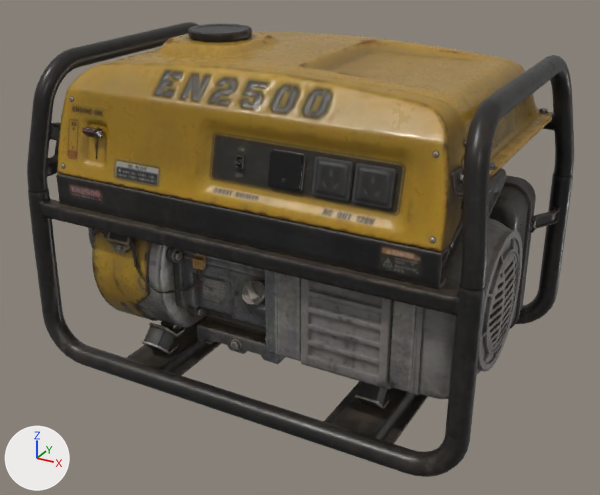
Renders of the glTF model assets/models/props/portable_generator/portable_generator.gltf from each side of a commit.
One viewpoint serves both versions: a camera (50 mm lens) standing at (0.66, -1.227, 0.809) and looking at (0.004, -0.033, 0.212). Every picture has the same lights, and +X, +Y and +Z are marked at lower left. The first picture is the older version. Where no turn or scale is listed for an object, it has been applied to the vertices. Vertices at exactly the same position are counted once.

The scene before the commit, as lines of its bpy script (objects in view):
```python
me_cube_023 = bpy.data.meshes.new('Cube.023')
me_cube_023.from_pydata(...)  # 14766 vertices, 26291 faces; spans x -0.415..0.404, y -0.282..0.282, z 0.0..0.577
# faces by material slot: [26237, 54]
me_cube_023.materials.append(mat_portable_generator)
me_cube_023.materials.append(mat_portable_generator_glass)
ob_portable_generator = bpy.data.objects.new('portable_generator', me_cube_023)
ob_portable_generator.location = (0.0, 0.0, 0.0)
```
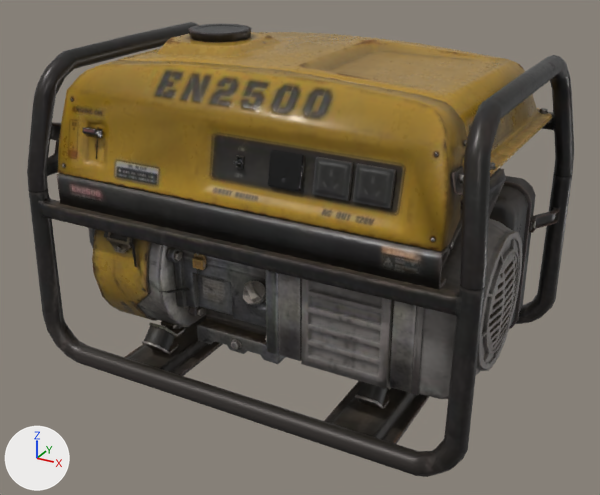
What the commit changed:
me_cube_023 is used by ob_portable_generator; location (0.0, 0.0, 0.0).
me_cube_023 had 14766 vertices, 26291 faces and spanned x -0.415..0.404, y -0.282..0.282, z 0.0..0.577.
me_cube_023 now has 6670 vertices, 11223 faces and spans x -0.415..0.402, y -0.282..0.282, z 0.002..0.577.
me_cube_023 part 1: 7 vertices moved within x -0.231..-0.009, y -0.249..0.087, z 0.097..0.292; 7897 vertices removed from x -0.414..0.404, y -0.282..0.282, z 0.0..0.575.
Other edits to the shape of me_cube_023 do not show in these pictures.

Where the change shows, as pixel boxes [x1, y1, x2, y2] in the pictures (600 x 495 px):
part 1 of me_cube_023, cut back
    before: [27, 22, 574, 477]
    after: [131, 243, 172, 293]
